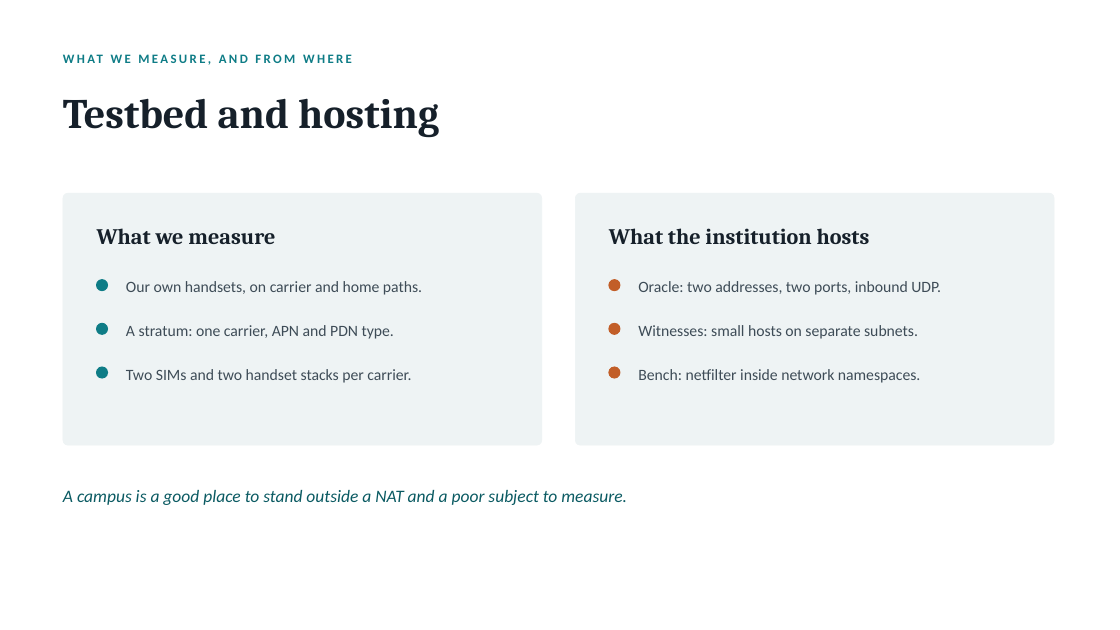
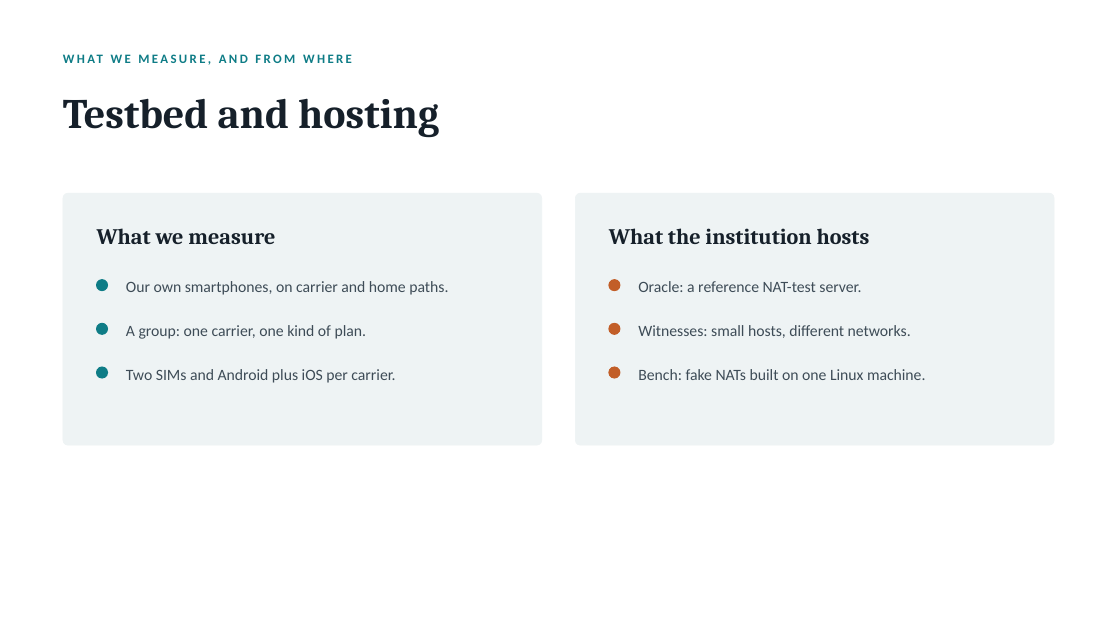
Before and after one commit to danbachar/grassroots-networking, a slide deck: slide 8 of docs/student-projects/grassroots-nat-project.pptx. Drawn at 1120x630 pixels with LibreOffice and Linux fonts; fonts in the diff are those of the drawing. Boxes give left, top, right and bottom in pixels: in the first picture for what was removed or moved away, otherwise in the second. Text is boxed around its words. In the diff, an @@ line names an element or a change of style, - is before the commit and + after.

```diff
--- a/docs/student-projects/grassroots-nat-project.pptx
+++ b/docs/student-projects/grassroots-nat-project.pptx
@@ text at (x1=126, y1=281, x2=448, y2=295): text changed @@
-Our own handsets, on carrier and home paths.
+Our own smartphones, on carrier and home paths.
@@ text at (x1=638, y1=281, x2=861, y2=292): text changed @@
-Oracle: two addresses, two ports, inbound UDP.
+Oracle: a reference NAT-test server.
@@ text at (x1=126, y1=325, x2=367, y2=339): text changed @@
-A stratum: one carrier, APN and PDN type.
+A group: one carrier, one kind of plan.
@@ text at (x1=638, y1=325, x2=911, y2=338): text changed @@
-Witnesses: small hosts on separate subnets.
+Witnesses: small hosts, different networks.
@@ text at (x1=126, y1=369, x2=395, y2=383): text changed @@
-Two SIMs and two handset stacks per carrier.
+Two SIMs and Android plus iOS per carrier.
@@ text at (x1=638, y1=369, x2=925, y2=380): text changed @@
-Bench: netfilter inside network namespaces.
+Bench: fake NATs built on one Linux machine.
@@ text removed at (x1=63, y1=490, x2=558, y2=505) @@
-A campus is a good place to stand outside a NAT and a poor subject to measure.
```
Also in this commit, not shown: 3 other slides changed, 4 slides added, 6 slides removed, 5 other files.
